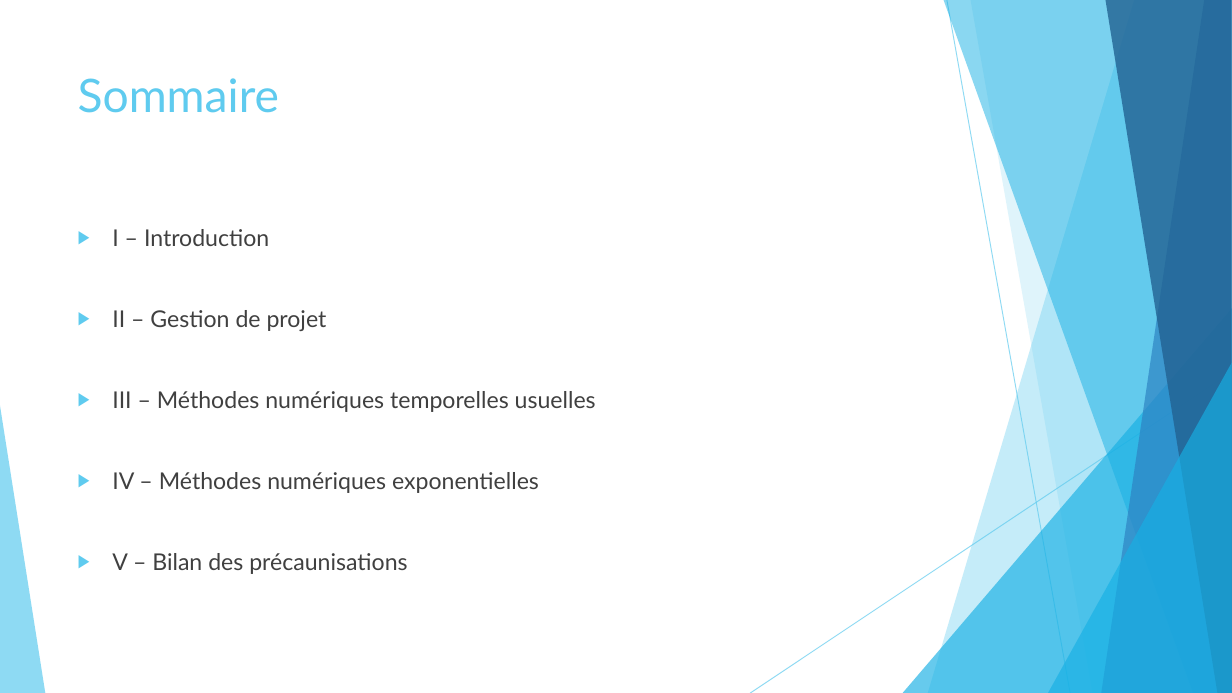
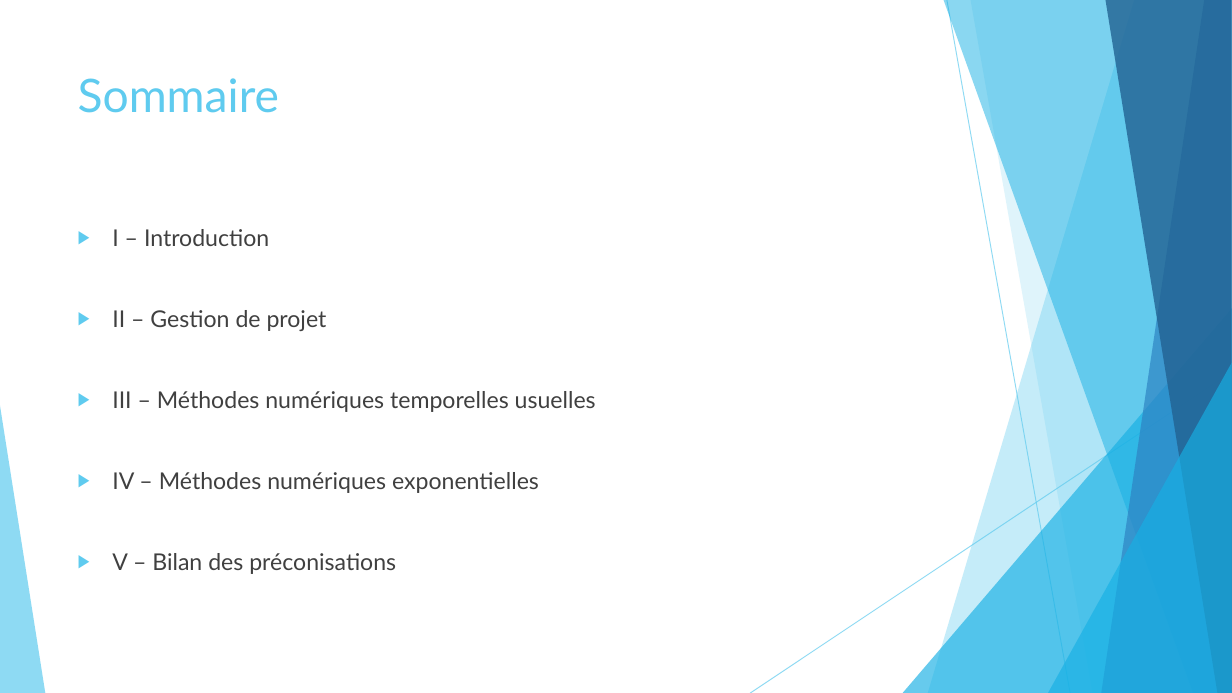
Before and after one commit to pierreXVI/PIE, a slide deck: slide 2 of oral_presentation/Oral_presentation_12_02_2019.pptx. Drawn at 1232x693 pixels with LibreOffice and Linux fonts; fonts in the diff are those of the drawing. Boxes give left, top, right and bottom in pixels: in the first picture for what was removed or moved away, otherwise in the second. Text is boxed around its words. In the diff, an @@ line names an element or a change of style, - is before the commit and + after.

```diff
--- a/oral_presentation/Oral_presentation_12_02_2019.pptx
+++ b/oral_presentation/Oral_presentation_12_02_2019.pptx
@@ text at [112,553,396,574]: text changed @@
-▶ V – Bilan des précaunisations
+▶ V – Bilan des préconisations
```
Also in this commit, not shown: 1 other slide changed, 17 slides added, 3 other files.
